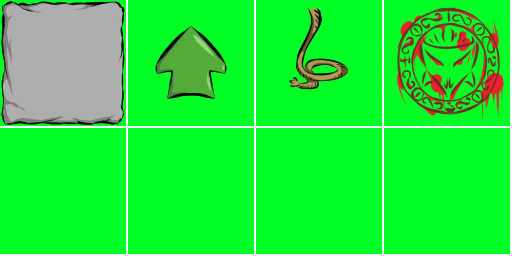
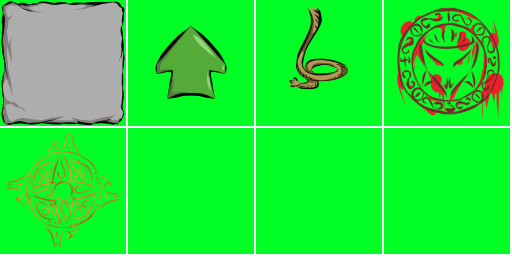
Revision of a layered 512 × 256 image; what changed, layer by layer:
added layer "lineSpawn Fusionnés" in group "line" over [6, 132, 122, 249]
painted on "Calque de dessin 1 Fusionnés" (2nd of 2, in "line") over [6, 132, 112, 192]
painted on "baseColor" over [6, 132, 112, 192]
painted on "green" (1st of 2, in "greenScreen" › "l1") over [6, 132, 112, 192]
painted on "green" (2nd of 2, in "greenScreen" › "l2") over [6, 132, 122, 249]
